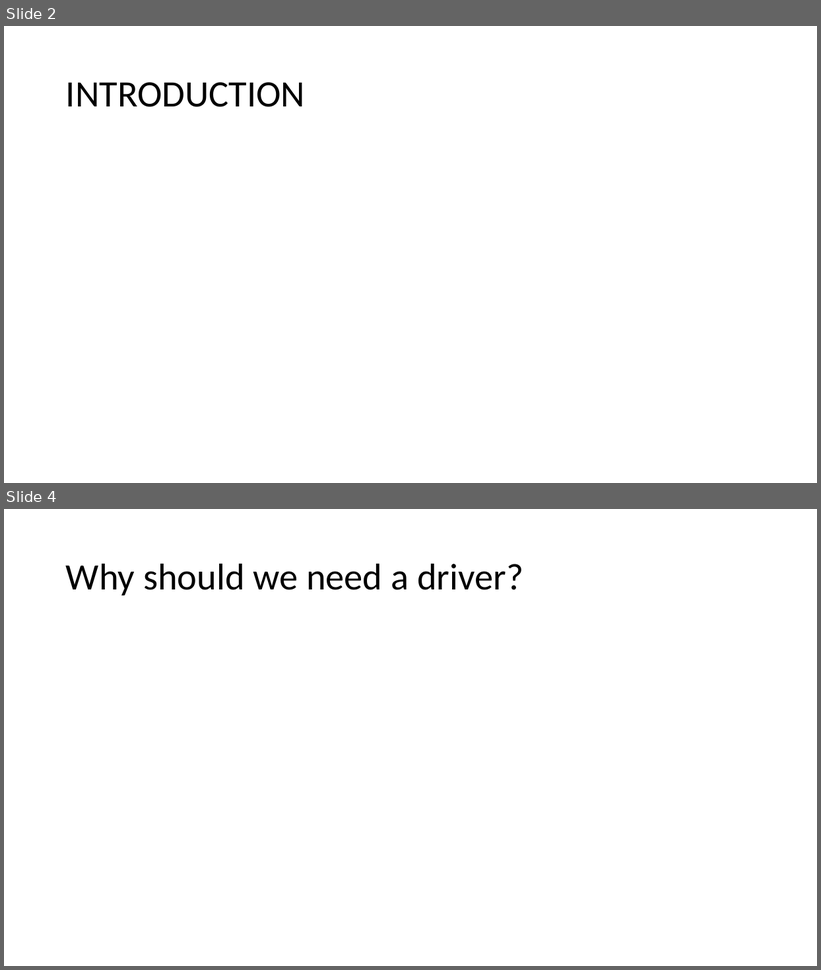
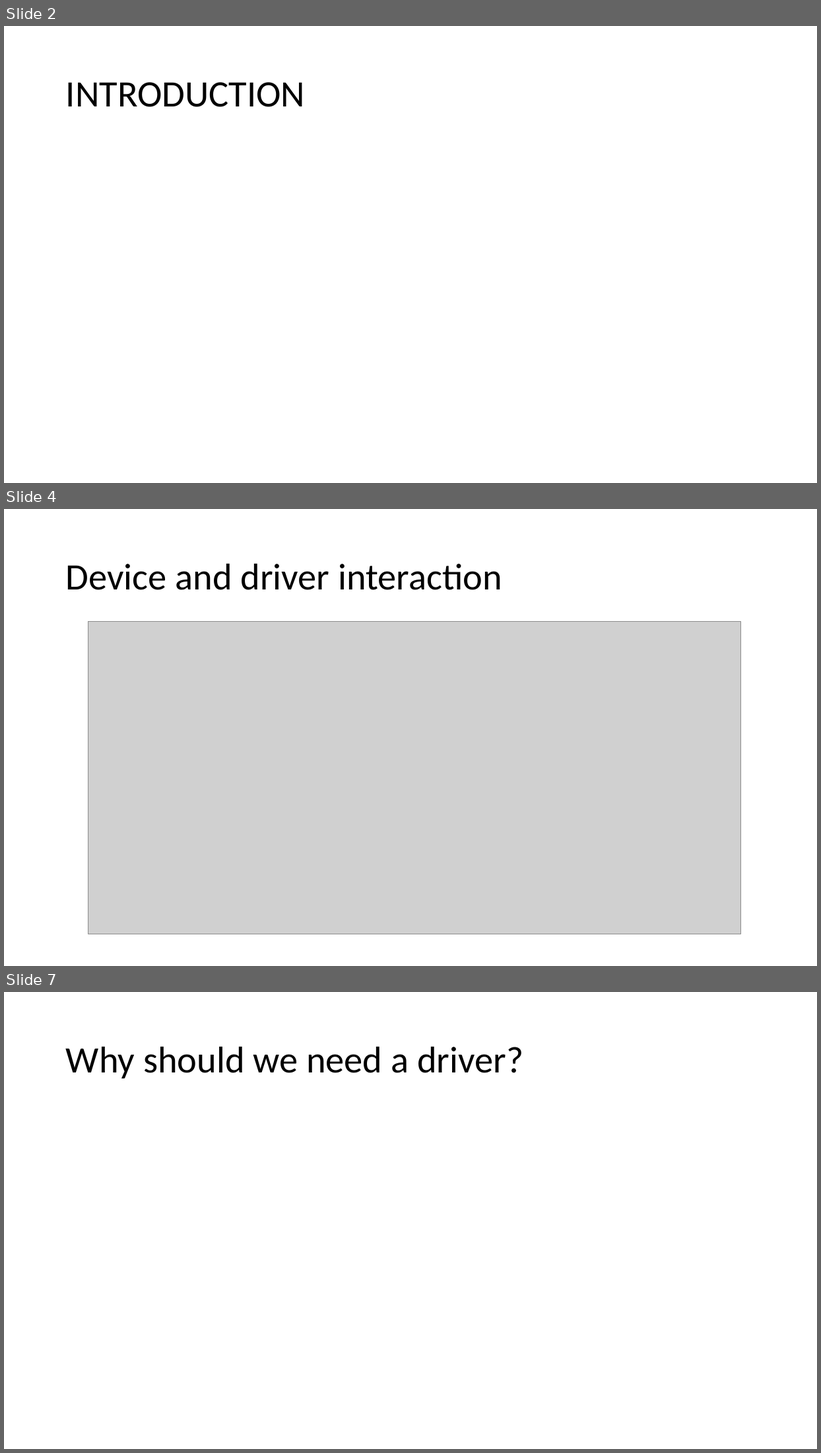
Before and after one commit to nihadjifri/Linux-device-drivers, a slide deck: Materials/ldd.pptx. Shown one above the other, each under a label of ours: slides 2 and 4 before the commit, slides 2, 4 and 7 after it; the slides between them are not shown. The pictures are 821x970 and 821x1453 pixels, drawn with LibreOffice and Linux fonts; fonts in the diff are those of the drawing; grey boxes stand for pictures. Boxes give left, top, right and bottom in pixels: in the first picture for what was removed or moved away, otherwise in the second. Text is boxed around its words. In the diff, an @@ line names an element or a change of style, - is before the commit and + after.

```diff
--- a/Materials/ldd.pptx
+++ b/Materials/ldd.pptx
@@ slide 4 added at (4, 509, 817, 966), background #FFFFFF @@
@@ title added at (66, 563, 502, 590), 44 pt, text #000000 @@
+Device and driver interaction
@@ picture added at (88, 622, 741, 934) @@
@@ what was slide 4 is now slide 7 @@
```
Also in this commit, not shown: 5 slides changed, 4 other slides added, 9 other files.
